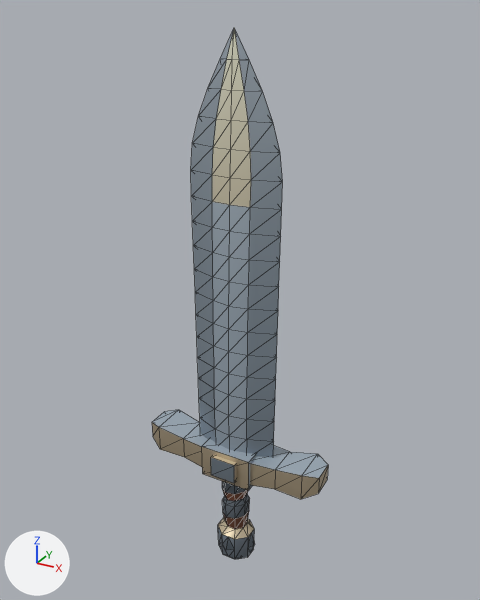
An edit to the glTF model assets/custom-items/weapons/sword/sword_knight.glb, drawn before and after from the same camera.
Both versions are drawn from a 50 mm camera at (0.917, -1.637, 1.526) aimed at (-0.013, 0.054, 0.681). The lights are fixed; the arrows at lower left show +X, +Y and +Z. The older version comes first. Mesh edges are drawn as thin lines. Vertices at exactly the same position are counted once.

Names of what the first picture shows: 'Item'.
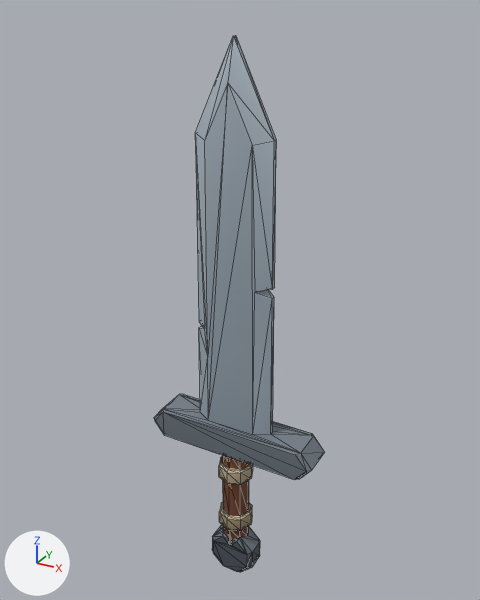
Where the change shows, as pixel boxes [x1, y1, x2, y2] in the pictures (480 x 600 px):
'Item', reshaped: before [152, 27, 328, 559]; after [154, 35, 324, 572]
part 1 of me_sword_knight, rebuilt (86% wider, 25% taller): before [191, 27, 282, 458]; after [154, 35, 324, 572]
part 2 of me_sword_knight, deleted: before [218, 481, 255, 559]
part 3 of me_sword_knight, deleted: before [250, 446, 328, 499]
part 4 of me_sword_knight, deleted: before [152, 410, 208, 467]
part 5 of me_sword_knight, deleted: before [202, 439, 256, 490]
part 6 of me_sword_knight, deleted: before [211, 455, 237, 483]

The edits, one by one:
me_sword_knight is used by ob_item; location (0.0, 0.0, 0.0).
me_sword_knight had 287 vertices, 536 faces and spanned x -0.32..0.32, y -0.09..0.09, z -0.34..1.48.
me_sword_knight now has 247 vertices, 490 faces and spans x -0.3..0.3, y -0.06..0.06, z -0.36..1.46.
me_sword_knight part 1: the loose piece of 137 vertices spanning x -0.15..0.15, y -0.04..0.04, z 0.15..1.48 is rebuilt with 247 vertices and now spans x -0.3..0.3, y -0.06..0.06, z -0.36..1.46.
me_sword_knight part 2: the loose piece of 102 vertices spanning x -0.08..0.08, y -0.07..0.07, z -0.34..0.1 is deleted.
me_sword_knight part 3: the loose piece of 16 vertices spanning x 0.07..0.32, y -0.06..0.06, z 0.08..0.19 is deleted.
me_sword_knight part 4: the loose piece of 16 vertices spanning x -0.32..-0.07, y -0.06..0.06, z 0.08..0.19 is deleted.
me_sword_knight part 5: the loose piece of 8 vertices spanning x -0.09..0.09, y -0.07..0.07, z 0.06..0.18 is deleted.
me_sword_knight part 6: the loose piece of 8 vertices spanning x -0.04..0.04, y -0.09..0.09, z 0.09..0.16 is deleted.
me_sword_knight no longer uses material mat_sword_knight_2 (picture img_surface_palette).
